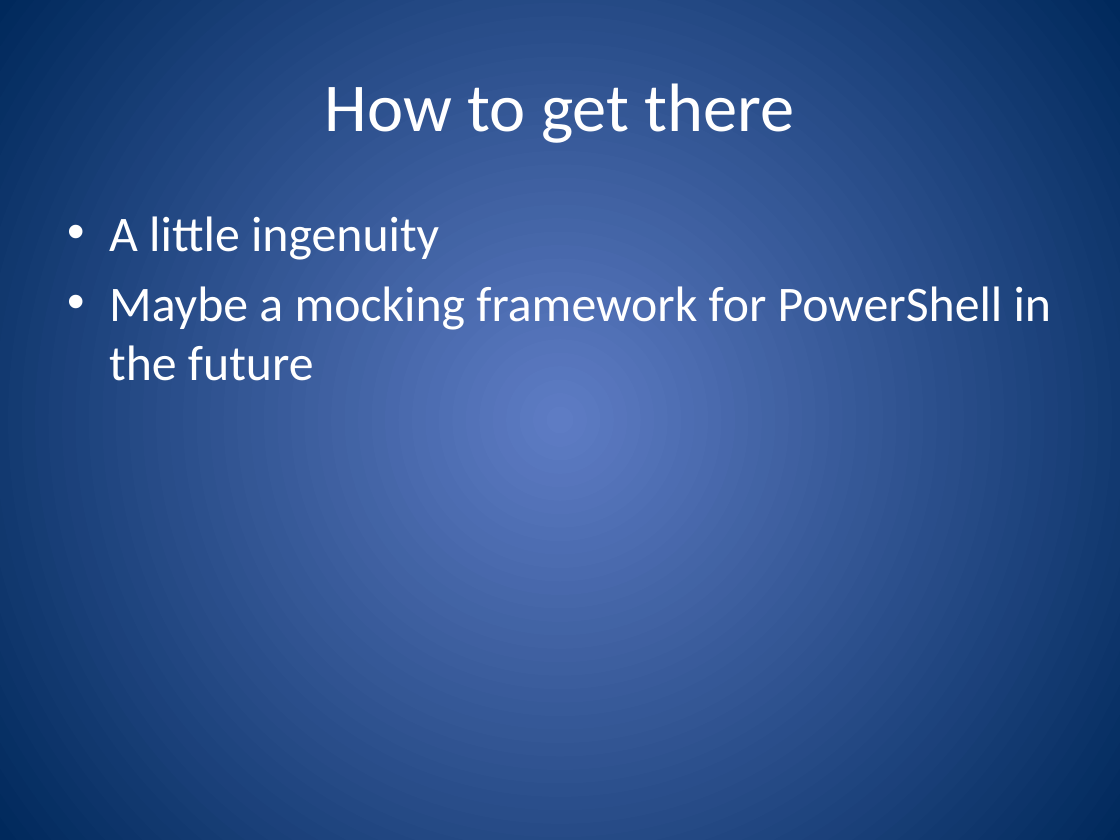
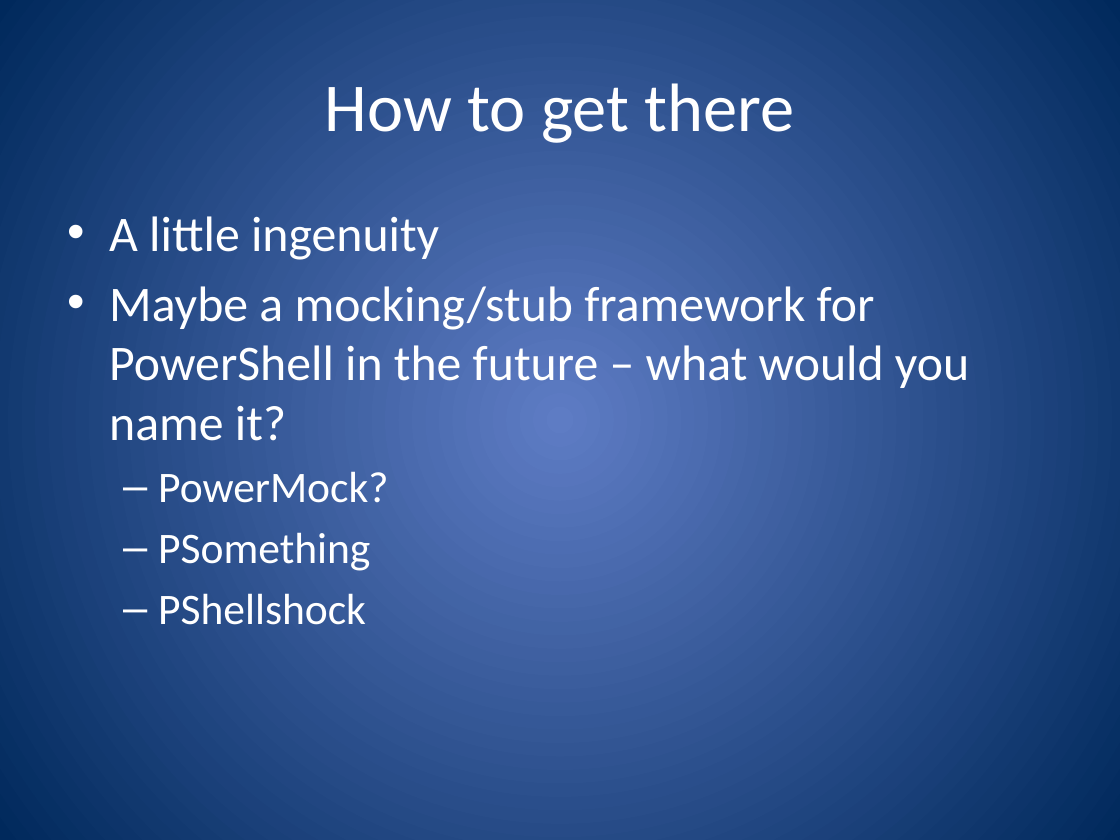
Before and after one commit to ferventcoder/presentations, a slide deck: slide 31 of dotNet/powershellbdd/AutomatedTestingForPowerShell.pptx (slide 28 before the commit). Drawn at 1120x840 pixels with LibreOffice and Linux fonts; fonts in the diff are those of the drawing. Boxes give left, top, right and bottom in pixels: in the first picture for what was removed or moved away, otherwise in the second. Text is boxed around its words. In the diff, an @@ line names an element or a change of style, - is before the commit and + after.

```diff
--- a/dotNet/powershellbdd/AutomatedTestingForPowerShell.pptx
+++ b/dotNet/powershellbdd/AutomatedTestingForPowerShell.pptx
@@ text at [109,286,969,625]: text changed @@
-• Maybe a mocking framework for PowerShell in the future
+• Maybe a mocking/stub framework for PowerShell in the future – what would you name it?
+  – PowerMock?
+  – PSomething
+  – PShellshock
```
Also in this commit, not shown: 4 other slides changed, 4 slides added, 1 slide removed.
